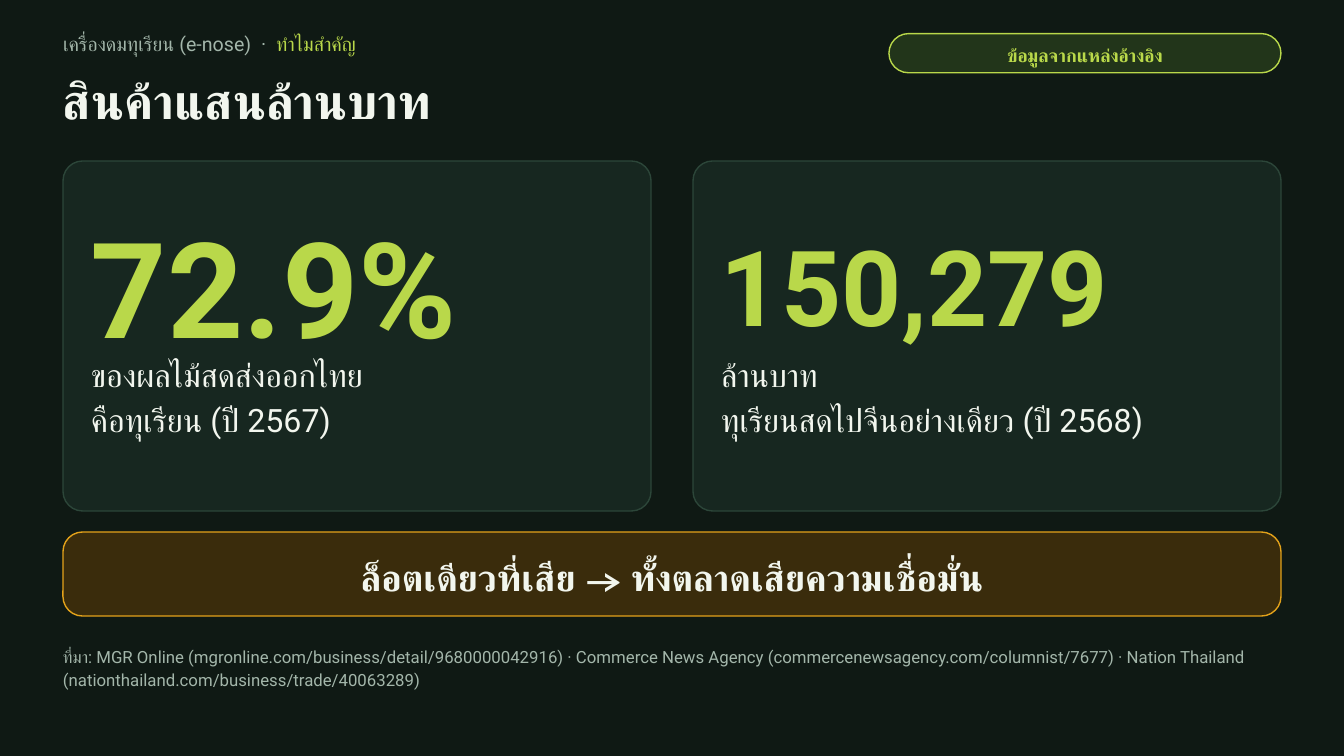
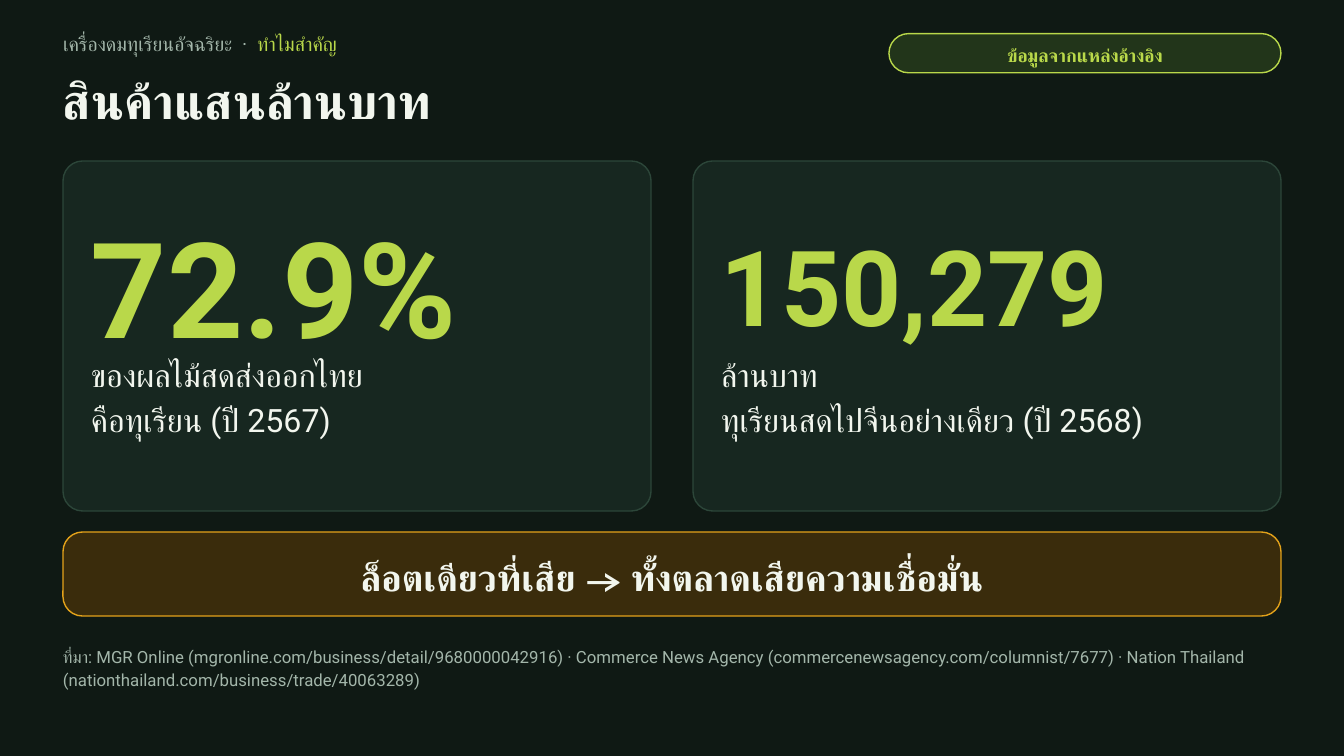
Before and after one commit to moolek02/e-nose-hub, a slide deck: slide 3 of docs/e-nose-pitch-deck-v2.pptx. Drawn at 1344x756 pixels with LibreOffice and Linux fonts; fonts in the diff are those of the drawing. Boxes give left, top, right and bottom in pixels: in the first picture for what was removed or moved away, otherwise in the second. Text is boxed around its words. In the diff, an @@ line names an element or a change of style, - is before the commit and + after.

```diff
--- a/docs/e-nose-pitch-deck-v2.pptx
+++ b/docs/e-nose-pitch-deck-v2.pptx
@@ text at (63,35,337,57): text changed @@
-เครื่องดมทุเรียน (e-nose) · ทำไมสำคัญ
+เครื่องดมทุเรียนอัจฉริยะ · ทำไมสำคัญ
```
Also in this commit, not shown: 14 other slides changed, 12 other files.
